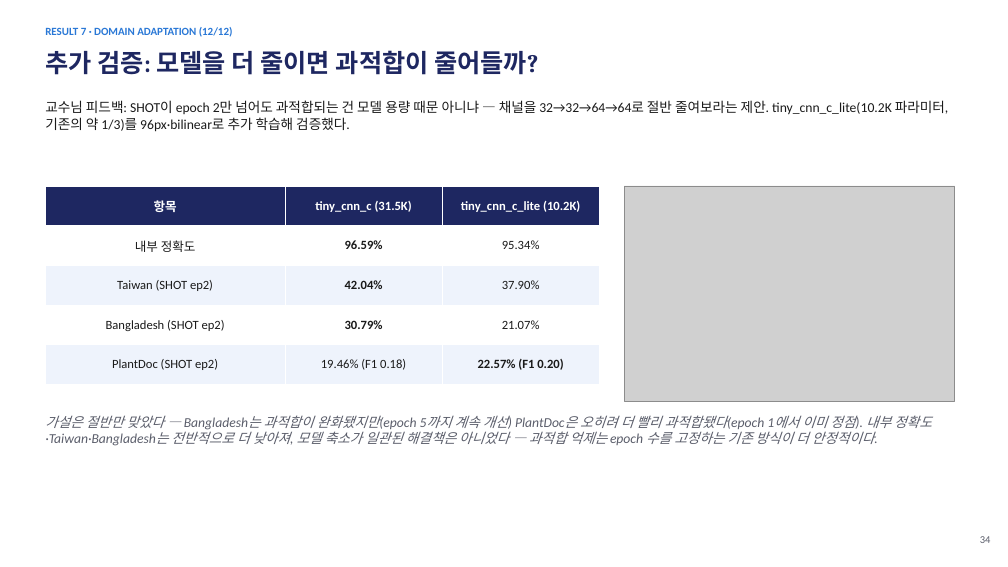
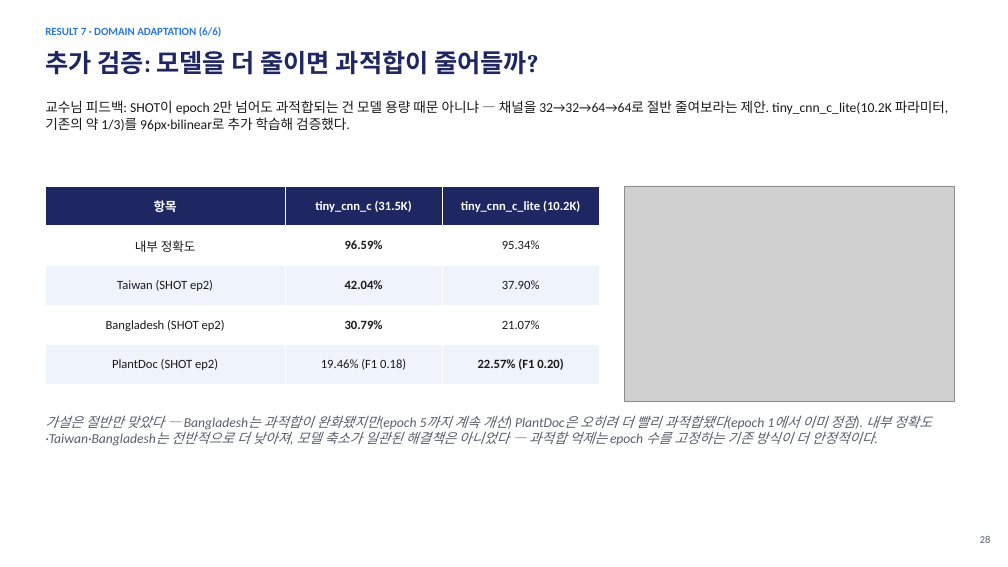
Before and after one commit to sara0813/tomato-disease-v2, a slide deck: slide 29 of docs/CNN_토마토_병해분류_V2_진행보고.pptx (slide 35 before the commit). Drawn at 1008x567 pixels with LibreOffice and Linux fonts; fonts in the diff are those of the drawing; grey boxes stand for pictures. Boxes give left, top, right and bottom in pixels: in the first picture for what was removed or moved away, otherwise in the second. Text is boxed around its words. In the diff, an @@ line names an element or a change of style, - is before the commit and + after.

```diff
--- a/docs/CNN_토마토_병해분류_V2_진행보고.pptx
+++ b/docs/CNN_토마토_병해분류_V2_진행보고.pptx
@@ text at (x1=45, y1=27, x2=222, y2=37): text changed @@
-RESULT 7 · DOMAIN ADAPTATION (12/12)
+RESULT 7 · DOMAIN ADAPTATION (6/6)
@@ text at (x1=980, y1=536, x2=991, y2=543): text changed @@
-34
+28
```
Also in this commit, not shown: 7 other slides changed, 6 slides removed, 1 other file.
